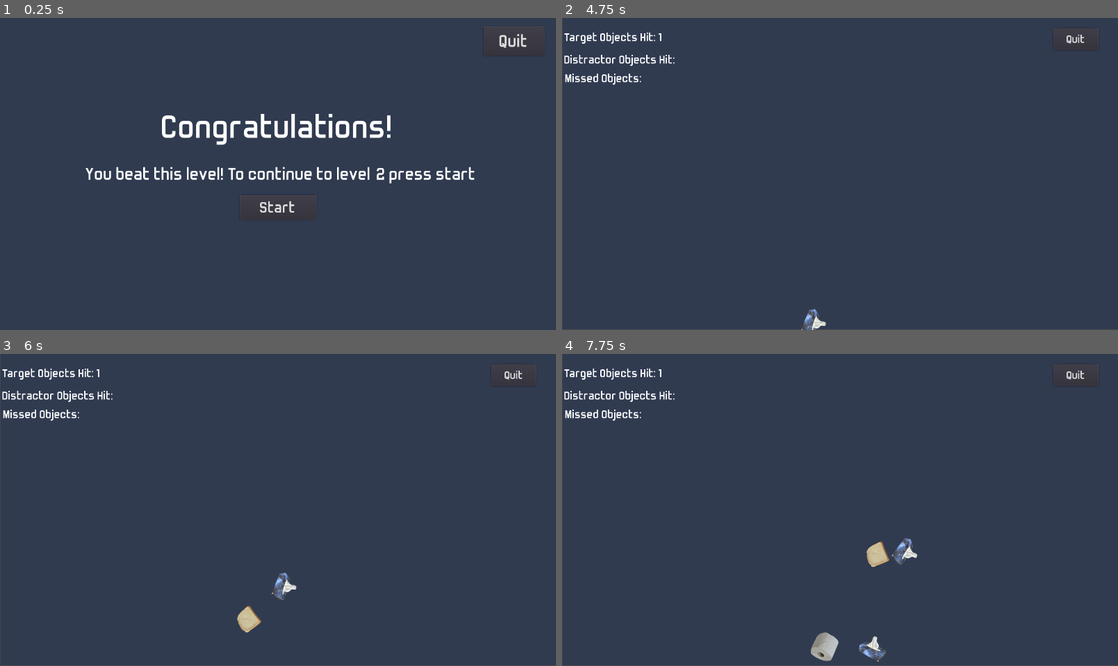
Above: before the commit, frames 1-4 (two rows, left to right).
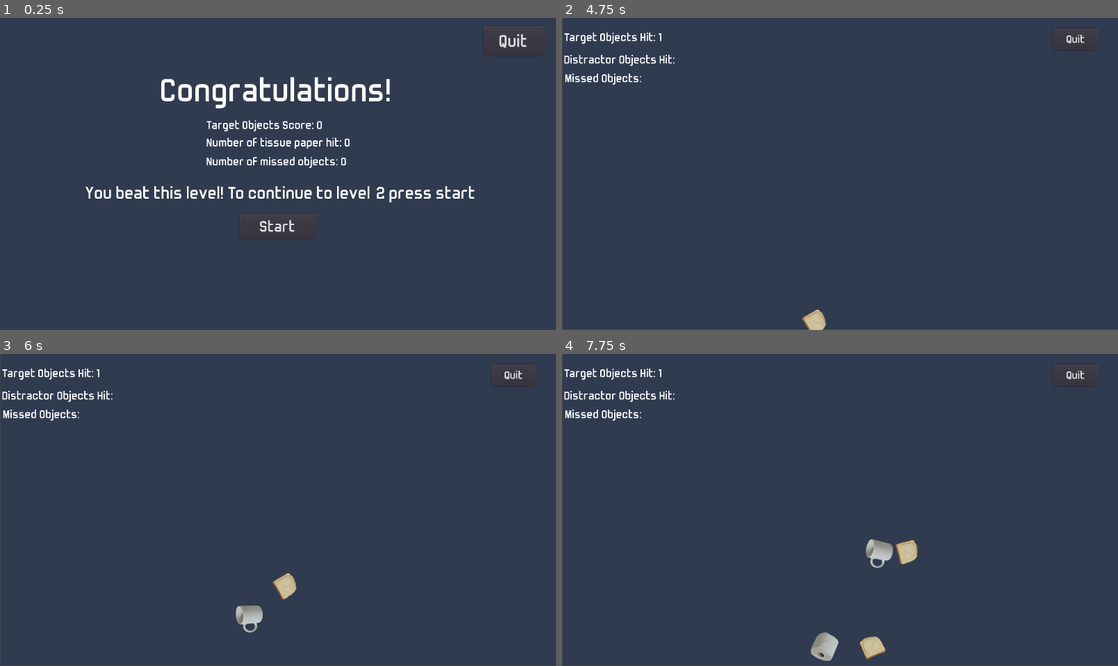
Above: after the commit, the same moments.

Repository: resquenazi/Object_Discrimination_Video_Game
Game: Godot game, scene res://Scenes/LevelSwitch.tscn
Two runs of this game, one before a commit and one after it. Both use one fixed random seed, a clock stepped at 60 frames per second and the inputs below. This scene is started directly instead of the project's main scene.
Inputs (mouse positions are in pixels of both pictures, inside the frame that each line leads up to):
- Up to frame 1 (0.25 s): no input
- Up to frame 2 (4.75 s): click "Start" at 0.5 s; click "start" at 1.25 s; tap Enter at 2, 3.5 s; move the mouse to (962, 158) at 2.02 s; press the mouse at (962, 158) at 2.03 s; tap Space at 2.75 s; move the mouse to (728, 189) at 2.77 s; release the mouse at (728, 189) at 2.78 s; click (728, 189) at 2.85 s; move the mouse to (895, 105) at 3.52 s; press the mouse at (895, 105) at 3.53 s; move the mouse to (951, 283) at 4.27 s; release the mouse at (951, 283) at 4.28 s; click (951, 283) at 4.35 s
- Up to frame 3 (6 s): move the mouse to (444, 556) at 5.02 s; press the mouse at (444, 556) at 5.03 s; move the mouse to (111, 463) at 5.77 s; release the mouse at (111, 463) at 5.78 s; click (111, 463) at 5.85 s
- Up to frame 4 (7.75 s): move the mouse to (867, 510) at 6.52 s; press the mouse at (867, 510) at 6.53 s; move the mouse to (756, 432) at 7.27 s; release the mouse at (756, 432) at 7.28 s; click (756, 432) at 7.35 s

The runs differ from the first frame. In frame 1, 5.8% of the frame differs, in the area x 15-86%, y 18-69%; in frame 2, 0.2%; in frame 3, 0.6%; in frame 4, 0.9%.

Commit message:
made changes to level switch screen so that participant can see their score when they die or advance to new level

Diff:
--- a/Scenes/LevelSwitch.tscn
+++ b/Scenes/LevelSwitch.tscn
@@ -23,6 +23,14 @@
 size = 45
 font_data = ExtResource( 1 )
 
+[sub_resource type="DynamicFont" id=6]
+size = 30
+font_data = ExtResource( 1 )
+
+[sub_resource type="DynamicFont" id=7]
+size = 30
+font_data = ExtResource( 1 )
+
 [node name="LevelSwitch" type="Control"]
 anchor_right = 1.0
 anchor_bottom = 1.0
@@ -44,10 +52,10 @@
 [node name="Title" type="Label" parent="."]
 anchor_left = 0.5
 anchor_right = 0.5
-margin_left = -285.0
-margin_top = 223.0
-margin_right = 285.0
-margin_bottom = 313.0
+margin_left = -287.0
+margin_top = 133.0
+margin_right = 283.0
+margin_bottom = 223.0
 custom_fonts/font = SubResource( 1 )
 text = "Congratulations!"
 __meta__ = {
@@ -60,9 +68,9 @@
 anchor_right = 0.5
 anchor_bottom = 0.5
 margin_left = -472.0
-margin_top = -24.0
-margin_right = 472.0
-margin_bottom = 24.0
+margin_top = 23.0
+margin_right = 490.0
+margin_bottom = 71.0
 custom_fonts/font = SubResource( 2 )
 text = "You beat this level! To continue to level     press start"
 __meta__ = {
@@ -71,9 +79,9 @@
 
 [node name="LevelNum" type="Label" parent="."]
 margin_left = 926.0
-margin_top = 360.0
+margin_top = 407.0
 margin_right = 948.0
-margin_bottom = 408.0
+margin_bottom = 455.0
 custom_fonts/font = SubResource( 3 )
 text = "2"
 __meta__ = {
@@ -86,9 +94,9 @@
 anchor_right = 0.5
 anchor_bottom = 0.5
 margin_left = -94.0
-margin_top = 52.0
+margin_top = 99.0
 margin_right = 95.0
-margin_bottom = 113.0
+margin_bottom = 160.0
 custom_fonts/font = SubResource( 4 )
 text = "Start"
 __meta__ = {
@@ -104,3 +112,36 @@
 margin_bottom = 93.0
 custom_fonts/font = SubResource( 5 )
 text = "Quit"
+
+[node name="TargetObjectsScoreLabel" type="Label" parent="."]
+margin_left = 508.0
+margin_top = 247.0
+margin_right = 885.0
+margin_bottom = 291.0
+custom_fonts/font = SubResource( 6 )
+text = "Target Objects Score: "
+__meta__ = {
+"_edit_use_anchors_": false
+}
+
+[node name="DistractorObjectsScoreLabel" type="Label" parent="."]
+margin_left = 508.0
+margin_top = 290.0
+margin_right = 885.0
+margin_bottom = 334.0
+custom_fonts/font = SubResource( 6 )
+text = "Distractor Objects Score: "
+__meta__ = {
+"_edit_use_anchors_": false
+}
+
+[node name="MissedObjectsScoreLabel" type="Label" parent="."]
+margin_left = 508.0
+margin_top = 337.0
+margin_right = 881.0
+margin_bottom = 381.0
+custom_fonts/font = SubResource( 7 )
+text = "Number of Missed Objects: "
+__meta__ = {
+"_edit_use_anchors_": false
+}
--- a/Scenes/Restart.tscn
+++ b/Scenes/Restart.tscn
@@ -8,7 +8,7 @@
 font_data = ExtResource( 1 )
 
 [sub_resource type="DynamicFont" id=2]
-size = 60
+size = 80
 font_data = ExtResource( 1 )
 
 [sub_resource type="DynamicFont" id=3]
@@ -16,6 +16,10 @@
 font_data = ExtResource( 1 )
 
 [sub_resource type="DynamicFont" id=4]
+size = 30
+font_data = ExtResource( 1 )
+
+[sub_resource type="DynamicFont" id=5]
 size = 30
 font_data = ExtResource( 1 )
 
@@ -37,10 +41,10 @@
 anchor_top = 0.5
 anchor_right = 0.5
 anchor_bottom = 0.5
-margin_left = -105.0
-margin_top = 10.0
-margin_right = 105.0
-margin_bottom = 82.0
+margin_left = -82.3214
+margin_top = 100.0
+margin_right = 127.679
+margin_bottom = 172.0
 custom_fonts/font = SubResource( 1 )
 text = "Restart"
 __meta__ = {
@@ -50,10 +54,10 @@
 [node name="GameOver" type="Label" parent="."]
 anchor_left = 0.5
 anchor_right = 0.5
-margin_left = -148.0
-margin_top = 168.0
-margin_right = 148.0
-margin_bottom = 258.0
+margin_left = -165.639
+margin_top = 133.982
+margin_right = 186.361
+margin_bottom = 223.982
 custom_fonts/font = SubResource( 2 )
 text = "Game Over!"
 align = 1
@@ -63,10 +67,10 @@
 anchor_top = 0.5
 anchor_right = 0.5
 anchor_bottom = 0.5
-margin_left = -326.5
-margin_top = -138.0
-margin_right = 326.5
-margin_bottom = -18.0
+margin_left = -307.601
+margin_top = 0.740112
+margin_right = 345.399
+margin_bottom = 91.7401
 custom_fonts/font = SubResource( 3 )
 text = "You missed too many objects! Restart the game and try to advance to the next level!"
 align = 1
@@ -84,3 +88,39 @@
 margin_bottom = 86.0
 custom_fonts/font = SubResource( 4 )
 text = "Quit"
+
+[node name="TargetObjectsScoreLabel" type="Label" parent="."]
+margin_left = 559.405
+margin_top = 236.865
+margin_right = 832.405
+margin_bottom = 271.865
+rect_pivot_offset = Vector2( 107.5, 35 )
+custom_fonts/font = SubResource( 5 )
+text = "Target Objects Score: "
+__meta__ = {
+"_edit_use_anchors_": false
+}
+
+[node name="DistractorObjectsScoreLabel" type="Label" parent="."]
+margin_left = 559.405
+margin_top = 276.865
+margin_right = 877.405
+margin_bottom = 311.865
+rect_pivot_offset = Vector2( 107.5, 35 )
+custom_fonts/font = SubResource( 5 )
+text = "Distractor Objects Score: "
+__meta__ = {
+"_edit_use_anchors_": false
+}
+
+[node name="MissedObjectsScoreLabel" type="Label" parent="."]
+margin_left = 559.405
+margin_top = 315.865
+margin_right = 877.405
+margin_bottom = 350.865
+rect_pivot_offset = Vector2( 107.5, 35 )
+custom_fonts/font = SubResource( 5 )
+text = "Missed Objects Score: "
+__meta__ = {
+"_edit_use_anchors_": false
+}
--- a/Scripts/Game.gd
+++ b/Scripts/Game.gd
@@ -6,16 +6,10 @@
 
 ## initialize game variables
 var quit = false #quit game
-var targetObjectsPoints = PlayerData.targetObjectsPoints #keep score of how many target objects were sliced
-var distractorObjectsPoints = PlayerData.distractorObjectsPoints #keep score of distractor objects sliced
-var missedObjectsPoints = PlayerData.missedObjectsPoints #keep track of missed objects
-var level = PlayerData.level
 var start = false  #start game
 var end = false #end game
 var cDif = 10 #points stuff
 var playername = UserInput.playername #get player name for saving
-
-
 # initialize variables for difficulty within level
 var target_object_timer_length = 2 #seconds
 var distractor_object_timer_length = 3
@@ -39,7 +33,7 @@
 
 func _ready():
 	## hide things once user presses start
-	print("Level is " + str(level))
+	print("Level is " + str(PlayerData.level))
 	StartButton.connect("pressed", self, "_on_start_button_pressed")
 	QuitButton.connect("pressed", self, "_on_quit_button_pressed")
 	TargetObjectsScoreLabel.hide()
@@ -47,9 +41,9 @@
 	DistractorObjectsScoreLabel.hide()
 
 func _process(delta):
-	if targetObjectsPoints >= 5:
+	if PlayerData.targetObjectsPoints >= 5:
 		_level_switch()
-		if level >= 7:
+		if PlayerData.level >= 7:
 			end = true
 			PlayerData._save()
 			get_tree().change_scene("res://Scenes/Restart.tscn")
@@ -67,17 +61,16 @@
 
 	# determine when game ends
 	if start and !end:
-		if missedObjectsPoints >= 10:
+		if PlayerData.missedObjectsPoints >= 10:
 			end = true
-			PlayerData._save()
 			_restart_level()
-		if targetObjectsPoints > cDif:
+		if PlayerData.targetObjectsPoints > cDif:
 			cDif += 10
 			$TargetObjectsTimer.set_wait_time($TargetObjectsTimer.get_wait_time() - 0.1)
-		if distractorObjectsPoints >= 10:
+		if PlayerData.distractorObjectsPoints >= 10:
+			_restart_level()
 			end = true
-			PlayerData._save()
-			_reset()
+			#_reset()
 
 	# beginning directions
 	elif !start and !end:
@@ -109,17 +102,17 @@
 		t.connect("missedObjectsPoints", self, "_on_missed_target_object")
 		t.global_position = Vector2(randi()%900+100, 850) #Vector2(#,#) controls x & y start positions of objects
 		add_child(t)
-		if level == 1:
+		if PlayerData.level == 1:
 			t.size = .45
-		if level == 2:
+		if PlayerData.level == 2:
 			t.size = .36
-		if level == 3:
+		if PlayerData.level == 3:
 			t.size = .29
-		if level == 4:
+		if PlayerData.level == 4:
 			t.size = .23
-		if level == 5:
+		if PlayerData.level == 5:
 			t.size = .19
-		if level == 6:
+		if PlayerData.level == 6:
 			t.size = .15
 	else:
 		$TargetObjectsTimer.stop()
@@ -132,17 +125,17 @@
 		d.connect("missedObjectsPoints", self, "_on_missed_target_object")
 		d.global_position = Vector2(randi()%900+100, 850) #Vector2(#,#) controls x & y start positions of objects
 		add_child(d)
-		if level == 1:
+		if PlayerData.level == 1:
 			d.size = .45
-		if level == 2:
+		if PlayerData.level == 2:
 			d.size = .36
-		if level == 3:
+		if PlayerData.level == 3:
 			d.size = .29
-		if level == 4:
+		if PlayerData.level == 4:
 			d.size = .23
-		if level == 5:
+		if PlayerData.level == 5:
 			d.size = .19
-		if level == 6:
+		if PlayerData.level == 6:
 			d.size = .15
 	else:
 		$DistractorObjectsTimer.stop()
@@ -150,18 +143,11 @@
 func _level_switch():
 	PlayerData._save()
 	PlayerData.level += 1
-	_reset()
 	get_tree().change_scene("res://Scenes/LevelSwitch.tscn")
 
 func _restart_level():
 	PlayerData._save()
-	_reset()
 	get_tree().change_scene("res://Scenes/Restart.tscn")
-
-func _reset():
-	PlayerData._reset_points()
-	Global._reset_objects()
-	Global._ready()
 
 func _on_quit_button_pressed():
 	PlayerData._save()
@@ -171,16 +157,16 @@
 	if target_object_timer_length > 0:
 		target_object_timer_length -= level_change_speed #increase difficulty of game by making objects spawn faster
 		print("target timer" + str(target_object_timer_length))
-	targetObjectsPoints += 1
-	TargetObjectsScoreLabel.set_text("Target Objects Hit: " + str(targetObjectsPoints))
+	PlayerData.targetObjectsPoints += 1
+	TargetObjectsScoreLabel.set_text("Target Objects Hit: " + str(PlayerData.targetObjectsPoints))
 
 func _on_missed_target_object():
-	missedObjectsPoints += 1
-	MissedObjectsLabel.set_text("Missed Objects: " + str(missedObjectsPoints))
+	PlayerData.missedObjectsPoints += 1
+	MissedObjectsLabel.set_text("Missed Objects: " + str(PlayerData.missedObjectsPoints))
 
 func _on_distractor_object_sliced():
 	if distractor_object_timer_length > 0:
 		distractor_object_timer_length -= level_change_speed #increase difficulty of game by making objects spawn faster
 		print("distractor timer" + str(distractor_object_timer_length))
-	distractorObjectsPoints += 1
-	DistractorObjectsScoreLabel.set_text("Distractor Objects Hit " + str(distractorObjectsPoints))
+	PlayerData.distractorObjectsPoints += 1
+	DistractorObjectsScoreLabel.set_text("Distractor Objects Hit " + str(PlayerData.distractorObjectsPoints))
--- a/Scripts/LevelSwitch.gd
+++ b/Scripts/LevelSwitch.gd
@@ -1,10 +1,21 @@
 extends Control
 
 onready var LevelNum = get_node("LevelNum")
+onready var TargetObjectsScoreLabel = get_node("TargetObjectsScoreLabel")
+onready var DistractorObjectsScoreLabel = get_node("DistractorObjectsScoreLabel")
+onready var MissedObjectsScoreLabel = get_node("MissedObjectsScoreLabel")
+onready var distractor_object = Global.distractor_object #index of object to avoid during the game
+onready var TargetObjectsPoints = PlayerData.targetObjectsPoints
+onready var DistractorObjectsPoints = PlayerData.distractorObjectsPoints
+onready var MissedObjectsPoints = PlayerData.missedObjectsPoints
+
+var object_labels = ["bowl", "bread", "cheese_grater", "clock", "cup", "pot", "straws",
+ "tissue_paper", "toilet_paper", "tooth_paste"] #for display of object to avoid
 
 func _ready():
 	$Start.connect("pressed", self, "Start")
 	$Quit.connect("pressed", self, "Quit")
+
 	if PlayerData.level == 2:
 		LevelNum.set_text("2")
 	if PlayerData.level == 3:
@@ -13,8 +24,21 @@
 		LevelNum.set_text("4")
 	if PlayerData.level == 5:
 		LevelNum.set_text("5")
+	if PlayerData.level == 6:
+		LevelNum.set_text("6")
+
+	TargetObjectsScoreLabel.set_text("Target Objects Score: " + str(TargetObjectsPoints))
+
+	var object_avoid = str(object_labels[distractor_object])
+	var object_avoid2 = object_avoid.replace("_", " ")
+	DistractorObjectsScoreLabel.set_text("Number of " + str(object_avoid2) + " hit: " + str(DistractorObjectsPoints))
+
+	MissedObjectsScoreLabel.set_text("Number of missed objects: " + str(MissedObjectsPoints))
 
 func Start():
+	PlayerData._reset_points()
+	Global._reset_objects()
+	Global._ready()
 	get_tree().change_scene("res://Scenes/Game.tscn")
 
 func Quit():
--- a/Scripts/PlayerData.gd
+++ b/Scripts/PlayerData.gd
@@ -15,16 +15,6 @@
 var day = dateTimeDict.day
 var hour = dateTimeDict.hour - 12
 var minute = dateTimeDict.minute
-
-var FILE_NAME = "res://Data/" + str(UserInput.playername) + "_" + str(month) + "_" + str(day) + "_" + str(year) + "_" + 	str(hour) + "_" + str(minute) + ".txt"
-
-var player_data = {
-	"name": UserInput.playername,
-	"Target_Objects_Points": targetObjectsPoints,
-	"Distractor_Objects_Points": distractorObjectsPoints,
-	"Missed_Objects_Points": missedObjectsPoints,
-	"Level": level
-}
 
 func set_targetObjectsPoints(value: int) -> void:
 	targetObjectsPoints = value
@@ -48,14 +38,19 @@
 	missedObjectsPoints = 0
 
 func _save():
+	var FILE_NAME = "res://Data/Becca" + str(month) + "_" + str(day) + "_" + str(year) + ".txt"
 	var data = ""
+	data += "Time: " + str(hour) + ":" + str(minute)
+	data += "Level: " + str(level)
 	data += "Target_Objects_Points: " + str(targetObjectsPoints)
 	data += "\n"
 	data += "Distractor_Objects_Points: " + str(distractorObjectsPoints)
 	data += "\n"
 	data += "Missed_Objects: " + str(missedObjectsPoints)
+	data += "\n"
 	var new_file = File.new()
-	new_file.open(FILE_NAME, File.WRITE)
+	new_file.open(FILE_NAME, File.READ_WRITE)
+	new_file.seek_end()
 	#Store the data and close the file
 	new_file.store_line(data)
 	new_file.close()
--- a/Scripts/Restart.gd
+++ b/Scripts/Restart.gd
@@ -1,10 +1,28 @@
 extends Control
 
 onready var RestartDirections = get_node("RestartDirections")
+onready var TargetObjectsScoreLabel = get_node("TargetObjectsScoreLabel")
+onready var DistractorObjectsScoreLabel = get_node("DistractorObjectsScoreLabel")
+onready var MissedObjectsScoreLabel = get_node("MissedObjectsScoreLabel")
+onready var distractor_object = Global.distractor_object #index of object to avoid during the game
+onready var TargetObjectsPoints = PlayerData.targetObjectsPoints
+onready var DistractorObjectsPoints = PlayerData.distractorObjectsPoints
+onready var MissedObjectsPoints = PlayerData.missedObjectsPoints
+
+var object_labels = ["bowl", "bread", "cheese_grater", "clock", "cup", "pot", "straws",
+ "tissue_paper", "toilet_paper", "tooth_paste"] #for display of object to avoid
 
 func _ready():
 	$RestartButton.connect("pressed", self, "RestartGame")
 	$Quit.connect("pressed", self, "Quit")
+
+	TargetObjectsScoreLabel.set_text("Target Objects Score: " + str(TargetObjectsPoints))
+
+	var object_avoid = str(object_labels[distractor_object])
+	var object_avoid2 = object_avoid.replace("_", " ")
+	DistractorObjectsScoreLabel.set_text("Number of " + str(object_avoid2) + " hit: " + str(DistractorObjectsPoints))
+
+	MissedObjectsScoreLabel.set_text("Number of missed objects: " + str(MissedObjectsPoints))
 
 func _physics_process(delta):
 	if PlayerData.missedObjectsPoints >= 10:
@@ -13,6 +31,9 @@
 		RestartDirections.set_text("You slashed too many incorrect objects! Restart the game and try to advance to the next level!")
 
 func RestartGame():
+	PlayerData._reset_points()
+	Global._reset_objects()
+	Global._ready()
 	get_tree().change_scene("res://Scenes/Game.tscn")
 
 func Quit():
Not shown, removed: Data/Null_2_23_2021_4_32.txt
Not shown: 1 places in Scenes/LevelSwitch.tscn that only renumber resources
Not shown: 1 places in Scenes/Restart.tscn that only renumber resources
